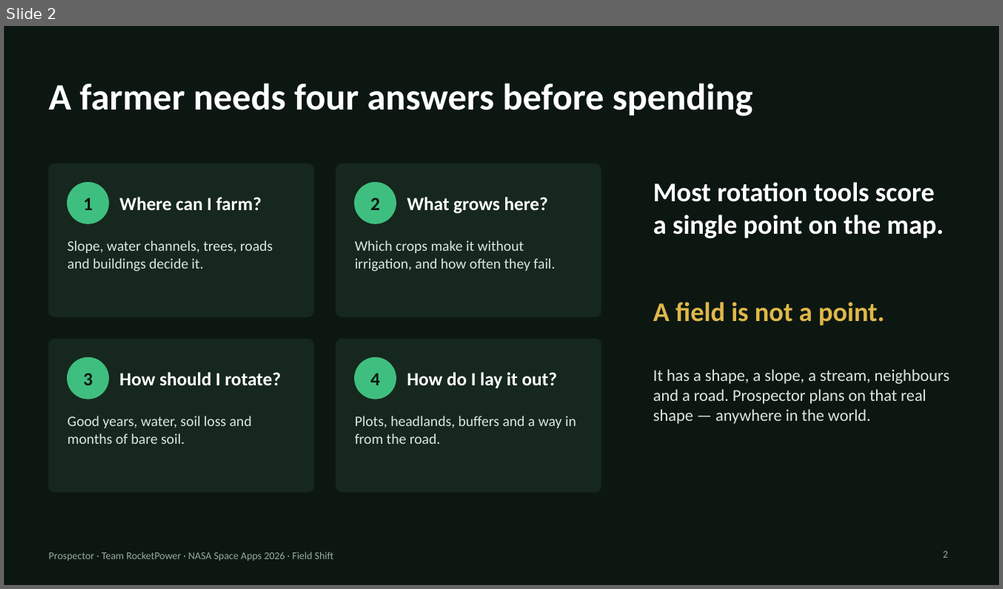
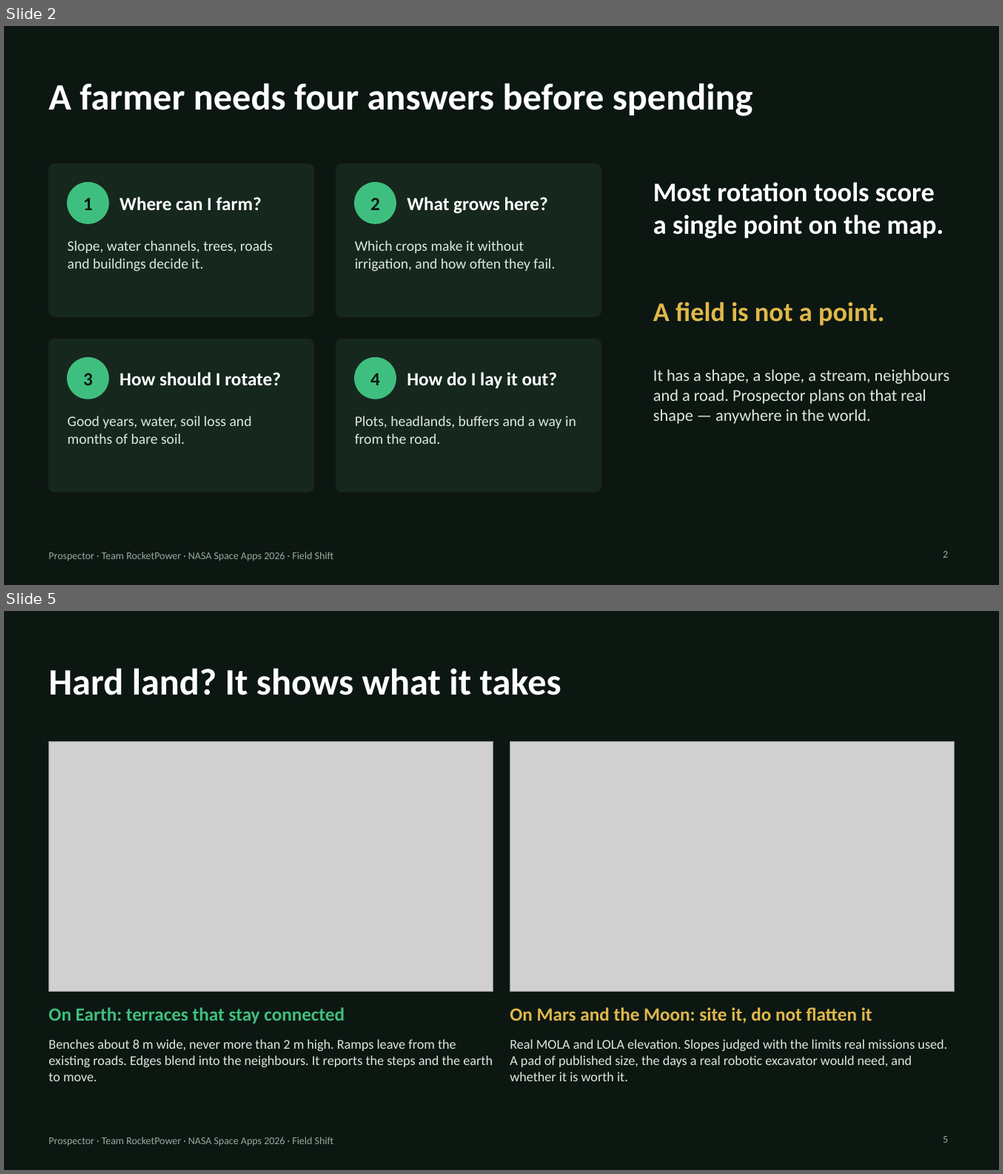
Before and after one commit to fergomezs2024/prospector-field-shift, a slide deck: docs/demo/Prospector_RocketPower_demo.pptx. Shown one above the other, each under a label of ours: slide 2 before the commit, slides 2 and 5 after it; the slides between them are not shown. The pictures are 1003x589 and 1003x1174 pixels, drawn with LibreOffice and Linux fonts; fonts in the diff are those of the drawing; grey boxes stand for pictures. Boxes give left, top, right and bottom in pixels: in the first picture for what was removed or moved away, otherwise in the second. Text is boxed around its words. In the diff, an @@ line names an element or a change of style, - is before the commit and + after.

```diff
--- a/docs/demo/Prospector_RocketPower_demo.pptx
+++ b/docs/demo/Prospector_RocketPower_demo.pptx
@@ slide 5 added at box(4, 611, 999, 1170), background #0C1712; not listed: 1 template element that a slide beside it also shows @@
@@ title added at box(48, 668, 561, 695), 36 pt, text #FFFFFF, bold @@
+Hard land? It shows what it takes
@@ picture added at box(48, 741, 492, 991) @@
@@ picture added at box(510, 741, 954, 991) @@
@@ text added at box(48, 1008, 344, 1024), 18 pt, text #3FBF7F, bold @@
+On Earth: terraces that stay connected
@@ text added at box(509, 1008, 872, 1023), 18 pt, text #E0B84A, bold @@
+On Mars and the Moon: site it, do not flatten it
@@ text added at box(48, 1039, 492, 1082), 13 pt, text #DDE8E1 @@
+Benches about 8 m wide, never more than 2 m high. Ramps leave from the existing roads. Edges blend into the neighbours. It reports the steps and the earth to move.
@@ text added at box(509, 1039, 947, 1082), 13 pt, text #DDE8E1 @@
+Real MOLA and LOLA elevation. Slopes judged with the limits real missions used. A pad of published size, the days a real robotic excavator would need, and whether it is worth it.
@@ page number added at box(942, 1136, 948, 1143), 10 pt, text #9AA8A0 @@
+5
```
Also in this commit, not shown: 5 slides changed, 1 slide removed, 12 other files.
